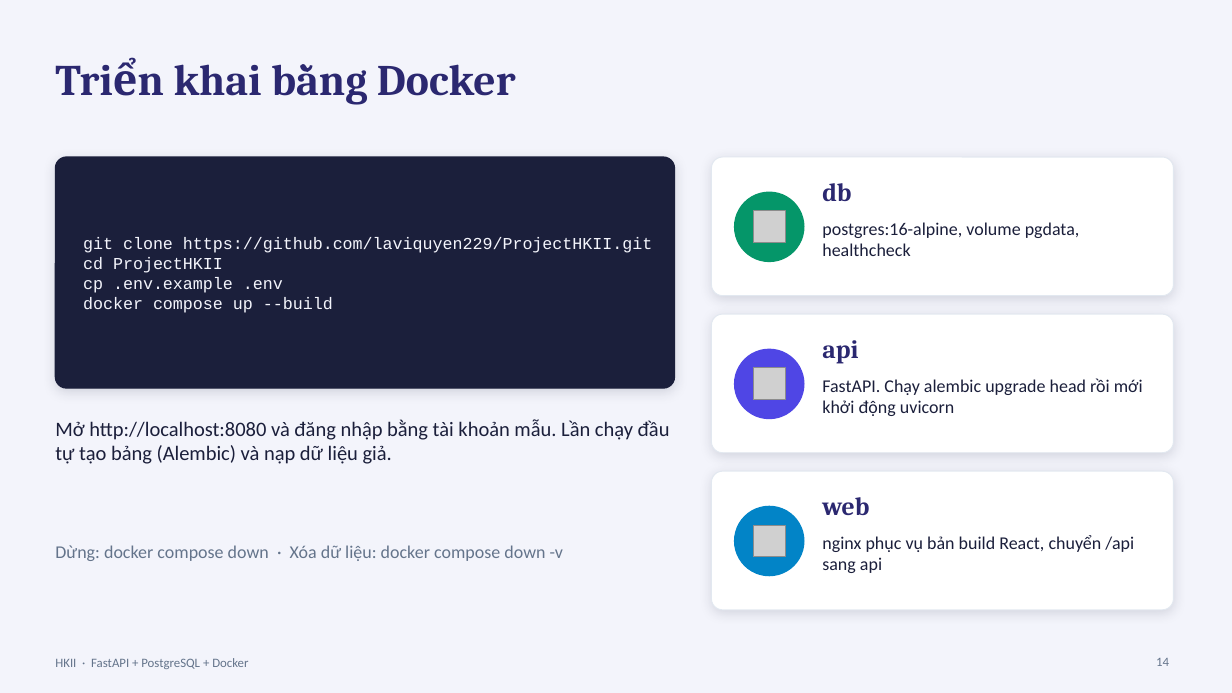
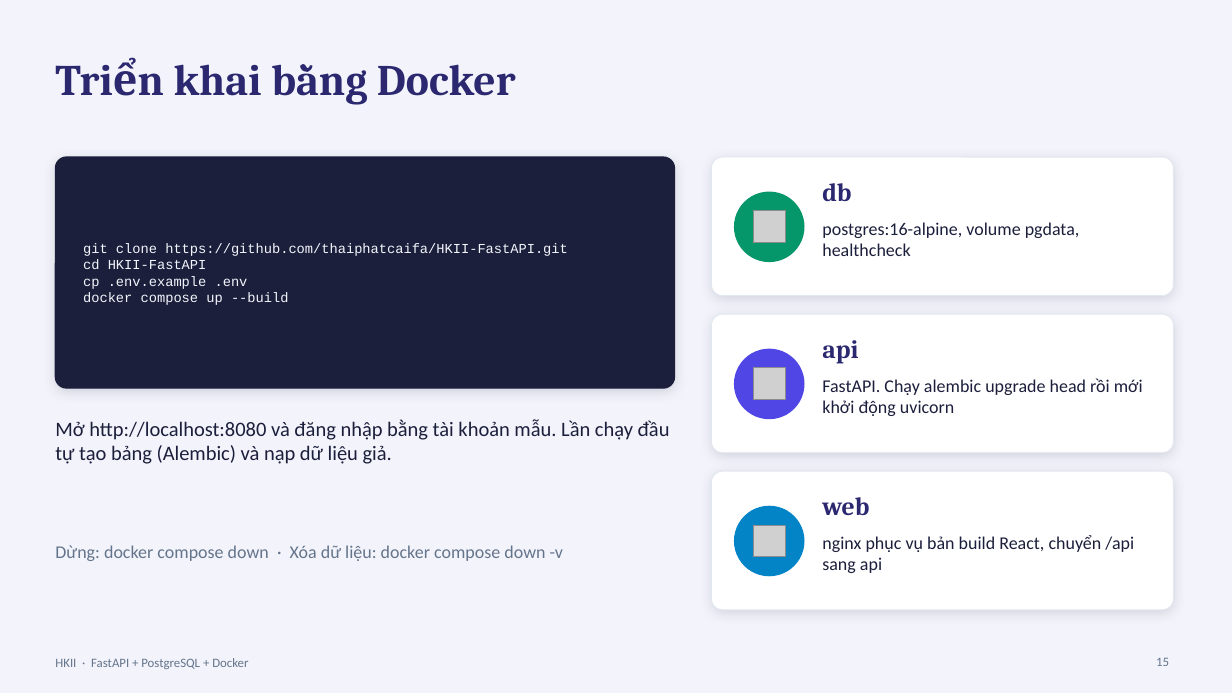
Before and after one commit to thaiphatcaifa/HKII-FastAPI, a slide deck: slide 15 of docs/HKII-ThuyetTrinh.pptx (slide 14 before the commit). Drawn at 1232x693 pixels with LibreOffice and Linux fonts; fonts in the diff are those of the drawing; grey boxes stand for pictures. Boxes give left, top, right and bottom in pixels: in the first picture for what was removed or moved away, otherwise in the second. Text is boxed around its words. In the diff, an @@ line names an element or a change of style, - is before the commit and + after.

```diff
--- a/docs/HKII-ThuyetTrinh.pptx
+++ b/docs/HKII-ThuyetTrinh.pptx
@@ text at bbox=[83, 243, 568, 269]: text changed; size 13 to 10.7 pt @@
-git clone https://github.com/laviquyen229/ProjectHKII.git
-cd ProjectHKII
+git clone https://github.com/thaiphatcaifa/HKII-FastAPI.git
+cd HKII-FastAPI
@@ text at bbox=[83, 276, 289, 305]: size 13 to 10.7 pt in "cp .env.example .env", "docker compose up --build" @@
@@ page number at bbox=[1156, 658, 1169, 666]: text changed @@
-14
+15
```
Also in this commit, not shown: 11 other slides changed, 1 slide added, 52 other files.
